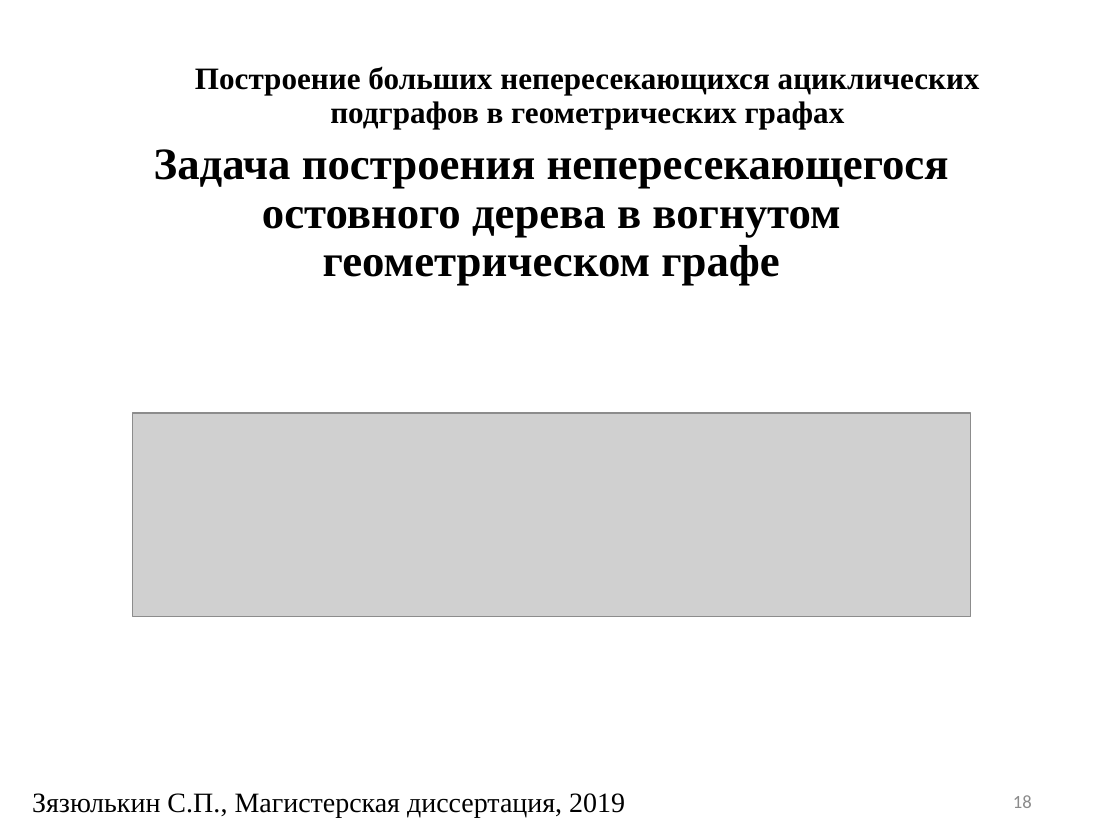
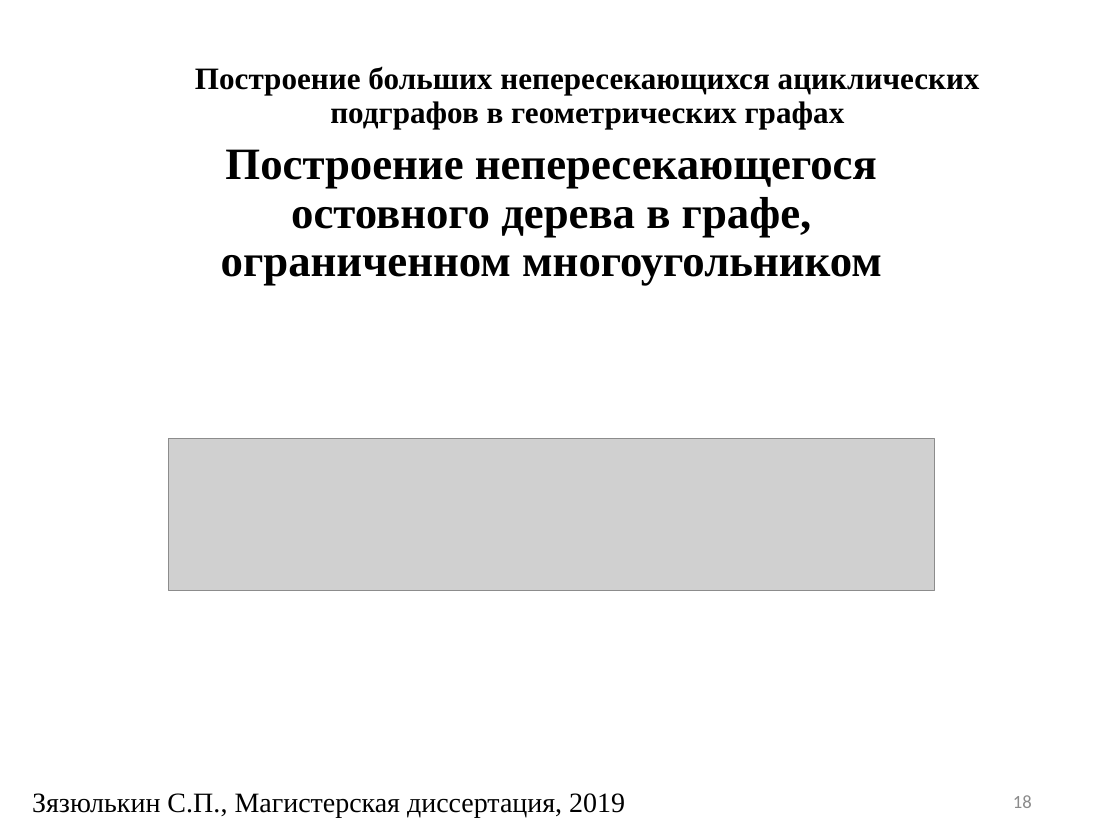
Before and after one commit to SergeyZyazyulkin/NonCrossingSubgraphs, a slide deck: slide 18 of docs/presentation.ppt. Drawn at 1120x840 pixels with LibreOffice and Linux fonts; fonts in the diff are those of the drawing; grey boxes stand for pictures; background and template pictures are left out. Boxes give left, top, right and bottom in pixels: in the first picture for what was removed or moved away, otherwise in the second. Text is boxed around its words. In the diff, an @@ line names an element or a change of style, - is before the commit and + after.

```diff
--- a/docs/presentation.ppt
+++ b/docs/presentation.ppt
@@ title at (221,149,882,286): text changed @@
-Задача построения непересекающегося остовного дерева в вогнутом геометрическом графе
+Построение непересекающегося остовного дерева в графе, ограниченном многоугольником
@@ picture: place and size @@
-picture at (132,413,971,617)
+picture at (168,439,934,590)
```
Also in this commit, not shown: 16 other slides changed, 5 slides added, 3 other files.
